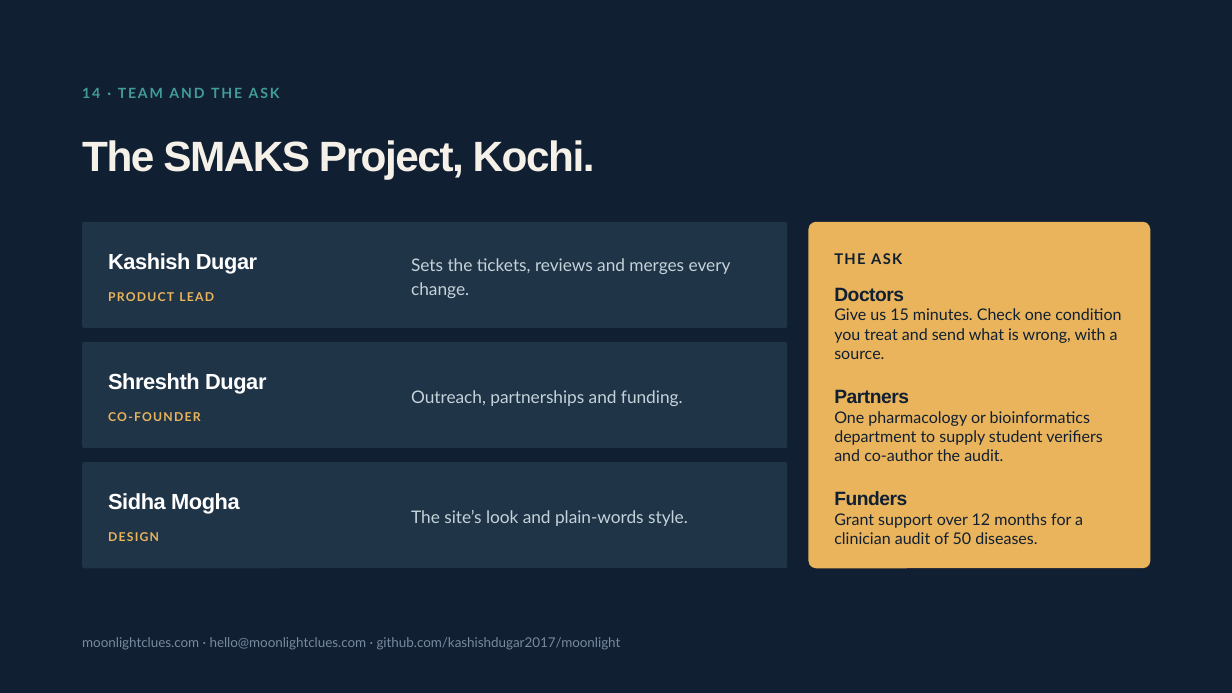
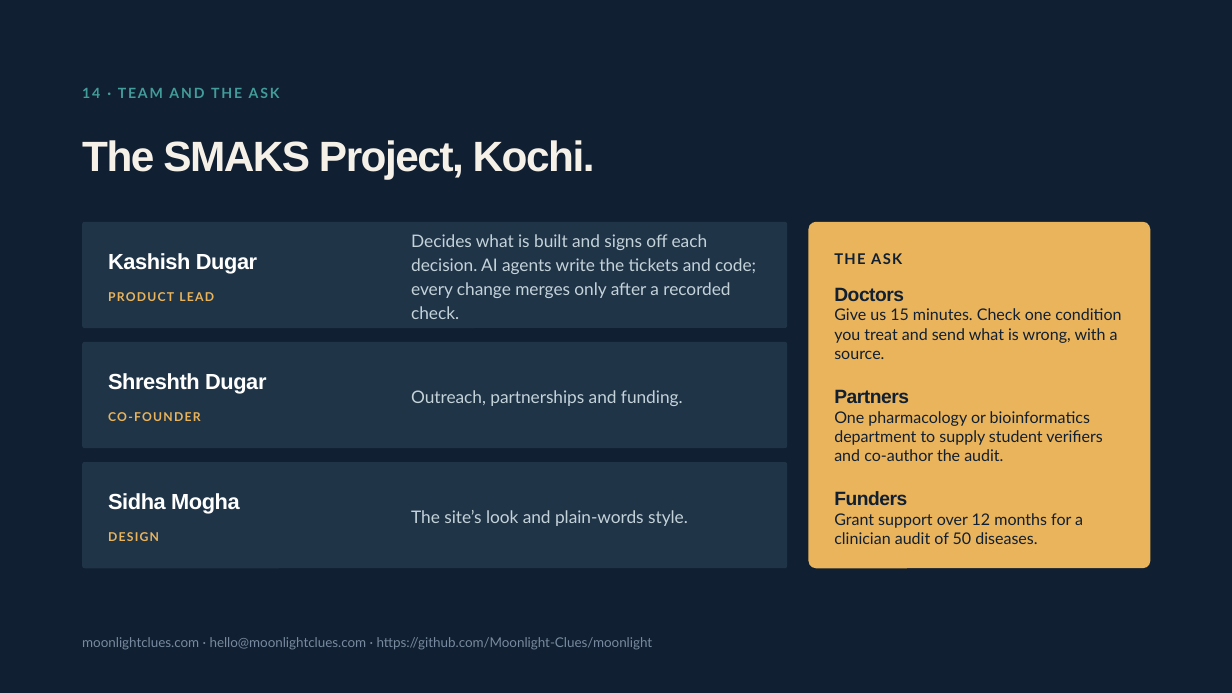
Before and after one commit to Moonlight-Clues/moonlight, a slide deck: slide 16 of docs/pitch/moonlight-deck-funders-19nov.pptx (slide 15 before the commit). Drawn at 1232x693 pixels with LibreOffice and Linux fonts; fonts in the diff are those of the drawing. Boxes give left, top, right and bottom in pixels: in the first picture for what was removed or moved away, otherwise in the second. Text is boxed around its words. In the diff, an @@ line names an element or a change of style, - is before the commit and + after.

```diff
--- a/docs/pitch/moonlight-deck-funders-19nov.pptx
+++ b/docs/pitch/moonlight-deck-funders-19nov.pptx
@@ text at bbox=[411, 234, 756, 319]: text changed @@
-Sets the tickets, reviews and merges every change.
+Decides what is built and signs off each decision. AI agents write the tickets and code; every change merges only after a recorded check.
@@ text at bbox=[82, 637, 653, 650]: text changed @@
-moonlightclues.com · hello@moonlightclues.com · github.com/kashishdugar2017/moonlight
+moonlightclues.com · hello@moonlightclues.com · https://github.com/Moonlight-Clues/moonlight
```
Also in this commit, not shown: 8 other slides changed, 2 slides added, 1 slide removed, 1 other file.
